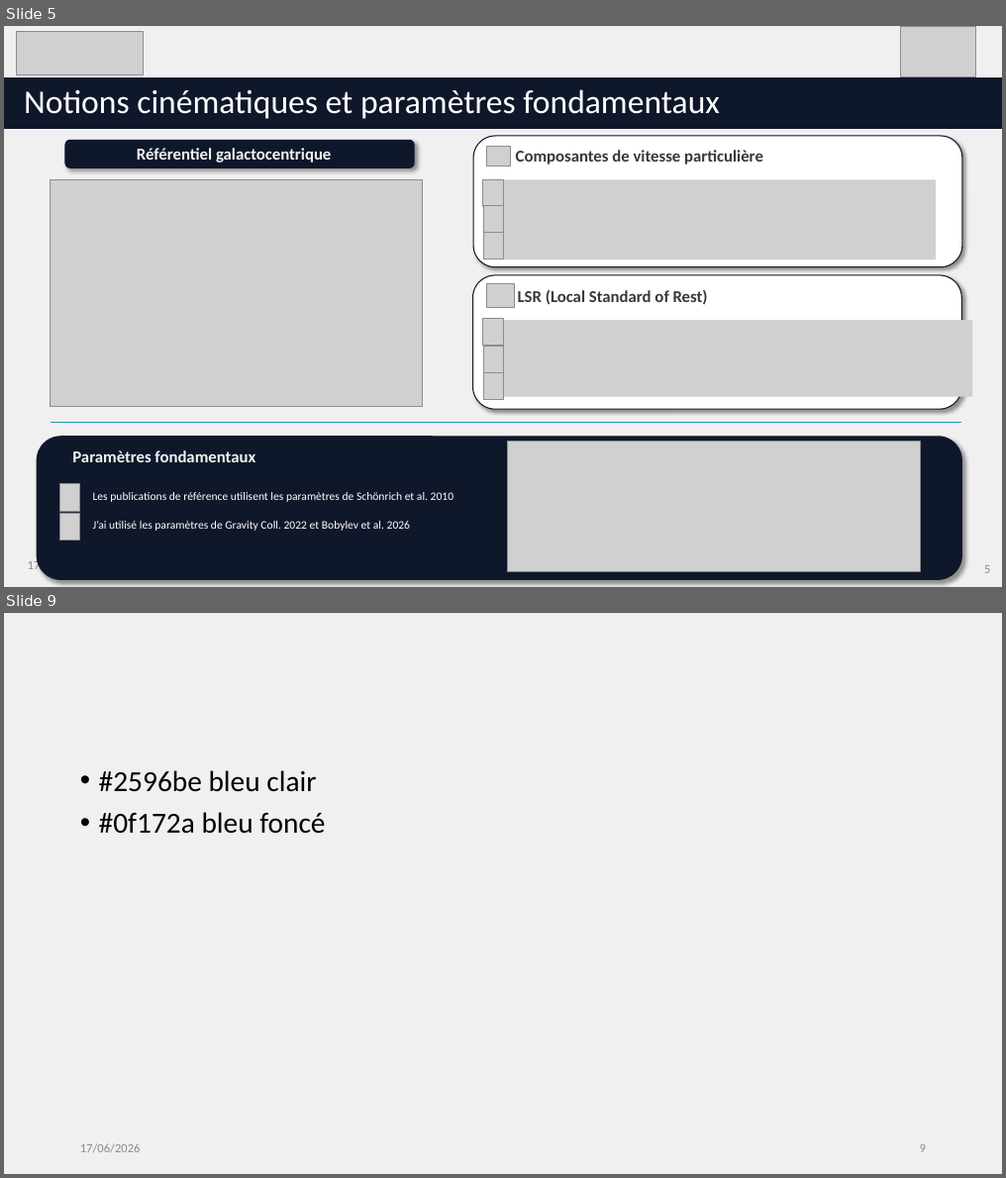
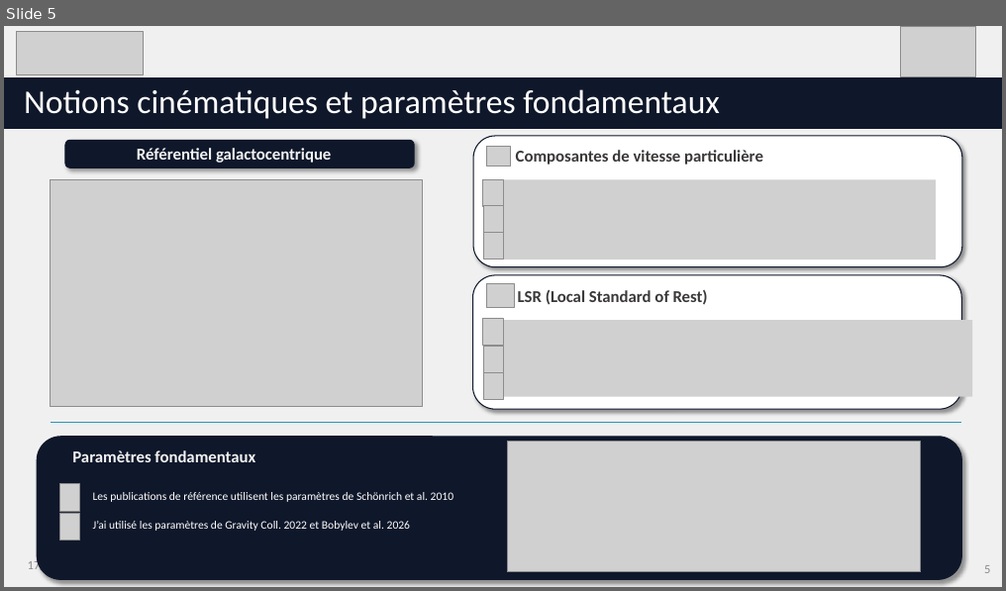
Before and after one commit to KyuriTaima/CygnusDynamics, a slide deck: Présentation/Point equipe FEMIS-SDLC.pptx. Shown one above the other, each under a label of ours: slides 5 and 9 before the commit, slide 5 after it; the slides between them are not shown. The pictures are 1006x1178 and 1006x591 pixels, drawn with LibreOffice and Linux fonts; fonts in the diff are those of the drawing; grey boxes stand for pictures. Boxes give left, top, right and bottom in pixels: in the first picture for what was removed or moved away, otherwise in the second. Text is boxed around its words. In the diff, an @@ line names an element or a change of style, - is before the commit and + after.

```diff
--- a/Présentation/Point equipe FEMIS-SDLC.pptx
+++ b/Présentation/Point equipe FEMIS-SDLC.pptx
@@ slide 9 removed at box(4, 613, 1002, 1174), background #D9D9D9 at 39% opacity @@
@@ text removed at box(99, 770, 325, 834) @@
-• #2596be bleu clair
-• #0f172a bleu foncé
@@ text removed at box(80, 1144, 141, 1154) @@
-17/06/2026
@@ page number removed at box(920, 1145, 926, 1153) @@
-9
```
Also in this commit, not shown: 2 slides changed, 7 slides added, 1 other slide removed, 5 other files.
